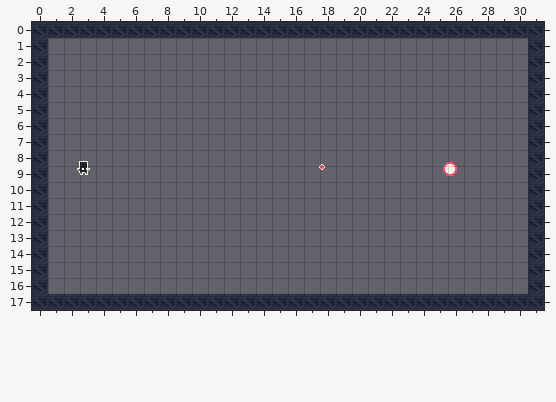
Tiled map, stored at core/assets/stage_0.tmx. That is the earlier state.
Cells are 16x16 px. Shown: x 0..31, y 0..17.
And afterwards:
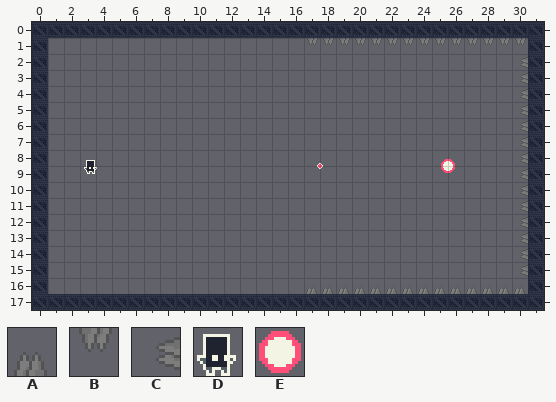
Key: from "Dungeon Sprites": A 131, B 131 turned 180, C 131 turned 270; from "industrial.v2": D 512, E 525.
_ is an empty cell, . an unchanged one.
Objects are placed by their top-left corner, in cells (3,4 is the top-left corner of cell 3,4); size is 1x1 cell unless given.
Difference:
--- layer "details"
@@ x 17..30 @@
- 1 ______________
- 2 ............._
- 3 ............._
- 4 ............._
- 5 ............._
- 6 ............._
- 7 ............._
- 8 ............._
- 9 ............._
-10 ............._
-11 ............._
-12 ............._
-13 ............._
-14 ............._
-15 ............._
-16 ______________
+ 1 BBBBBBBBBBBBBB
+ 2 .............C
+ 3 .............C
+ 4 .............C
+ 5 .............C
+ 6 .............C
+ 7 .............C
+ 8 .............C
+ 9 .............C
+10 .............C
+11 .............C
+12 .............C
+13 .............C
+14 .............C
+15 .............C
+16 AAAAAAAAAAAAAA
--- layer "objects"
-D "spawn" at 2.8,8.6
+D "spawn" at 3.2,8.5
-E "gravity" at 25.6,8.7
+E "gravity" at 25.5,8.5
Pixel boxes of the changes (left, top, right, bottom) in both pictures:
changed: (306, 38, 528, 294)
changed: (77, 160, 97, 175)
